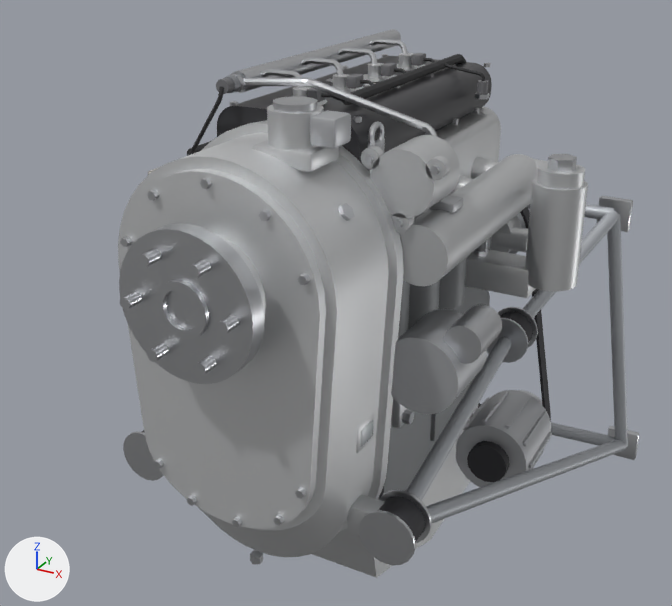
A saved change to the glTF model models/da40/da40-engine.glb.
Before and after are seen from a camera (50 mm lens) standing at (0.526, -2.616, 1.691) and looking at (-0.013, -1.635, 1.201). Arrows for +X, +Y and +Z are at lower left; the lights stay in place. The picture after the commit comes second. Where no turn or scale is listed for an object, it has been applied to the vertices.

The first picture shows 'AE300 cylinder block', 'AE300 cylinder head cover', 'AE300 intake manifold', 'AE300 propeller speed reduction gearbox', 'Alternator', 'Common rail (fuel accumulator)', 'Engine mounting frame', 'Engine oil filter housing', 'Engine vibration isolators', 'High-pressure fuel pump', 'Propeller governor', 'Starter motor' and 15 more.
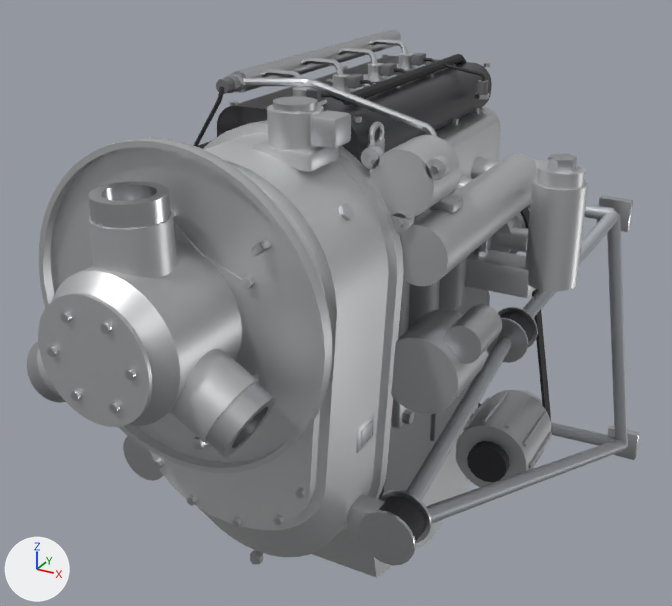
Patch to the scene script:
```diff
--- a/models/da40/da40-engine.glb.py
+++ b/models/da40/da40-engine.glb.py
@@ me_spinner_front_support_plate @@
+me_spinner_front_support_plate.from_pydata(...)  # a 36-sided cylinder along y spanning x -0.062..0.062, y 0.0..0.004, z -0.062..0.062, material slot 0; a 10-sided cylinder along y spanning x 0.0395..0.0485, y -0.004..0.0, z -0.0043..0.0043, material slot 1; a 10-sided cylinder along y spanning x 0.0175..0.0265, y -0.004..0.0, z 0.0338..0.0424, material slot 1; a 10-sided cylinder along y spanning x -0.0265..-0.0175, y -0.004..0.0, z 0.0338..0.0424, material slot 1; a 10-sided cylinder along y spanning x -0.0485..-0.0395, y -0.004..0.0, z -0.0043..0.0043, material slot 1; a 10-sided cylinder along y spanning x -0.0265..-0.0175, y -0.004..0.0, z -0.0424..-0.0338, material slot 1; a 10-sided cylinder along y spanning x 0.0175..0.0265, y -0.004..0.0, z -0.0424..-0.0338, material slot 1
+me_spinner_front_support_plate.materials.append(mat_ae300_cast_aluminium)  # light grey #d1d3d4
+me_spinner_front_support_plate.materials.append(mat_ae300_steel)  # light grey #cbcdd0
@@ me_spinner_bulkhead @@
+me_spinner_bulkhead.from_pydata(...)  # 610 vertices, 1172 faces; spans x -0.168..0.168, y -0.01..0.01, z -0.168..0.168
+# faces by material slot: [668, 504]
+me_spinner_bulkhead.materials.append(mat_ae300_cast_aluminium)  # light grey #d1d3d4
+me_spinner_bulkhead.materials.append(mat_ae300_steel)  # light grey #cbcdd0
@@ me_propeller_hub__mtv_6 @@
+me_propeller_hub__mtv_6.from_pydata(...)  # 608 vertices, 1234 faces; spans x -0.132..0.132, y -0.059..0.059, z -0.114..0.114
+# faces by material slot: [550, 684]
+me_propeller_hub__mtv_6.materials.append(mat_ae300_cast_aluminium)  # light grey #d1d3d4
+me_propeller_hub__mtv_6.materials.append(mat_ae300_steel)  # light grey #cbcdd0
@@ ob_spinner_front_support_plate @@
+ob_spinner_front_support_plate = bpy.data.objects.new('Spinner front support plate', me_spinner_front_support_plate)
+ob_spinner_front_support_plate.location = (0.0, -2.093, 1.324)
@@ ob_spinner_bulkhead @@
+ob_spinner_bulkhead = bpy.data.objects.new('Spinner bulkhead', me_spinner_bulkhead)
+ob_spinner_bulkhead.location = (0.0, -1.979, 1.324)
@@ ob_propeller_hub__mtv_6 @@
+ob_propeller_hub__mtv_6 = bpy.data.objects.new('Propeller hub (MTV-6)', me_propeller_hub__mtv_6)
+ob_propeller_hub__mtv_6.location = (0.0, -2.028, 1.343)
```

Location of each change, [x1, y1, x2, y2] in pixels of the pictures (672 x 606 px):
'Spinner bulkhead', added: after [39, 137, 332, 473]
    faces in mat_ae300_cast_aluminium (light grey #d1d3d4): [39, 137, 332, 473]
    faces in mat_ae300_steel (light grey #cbcdd0): [171, 210, 272, 450]
'Propeller hub (MTV-6)', added: after [27, 181, 276, 457]
    faces in mat_ae300_cast_aluminium (light grey #d1d3d4): [37, 211, 260, 443]
    faces in mat_ae300_steel (light grey #cbcdd0): [27, 181, 276, 457]
'Spinner front support plate', added: after [38, 293, 152, 427]
    faces in mat_ae300_cast_aluminium (light grey #d1d3d4): [38, 293, 152, 427]
    faces in mat_ae300_steel (light grey #cbcdd0): [47, 312, 136, 414]
